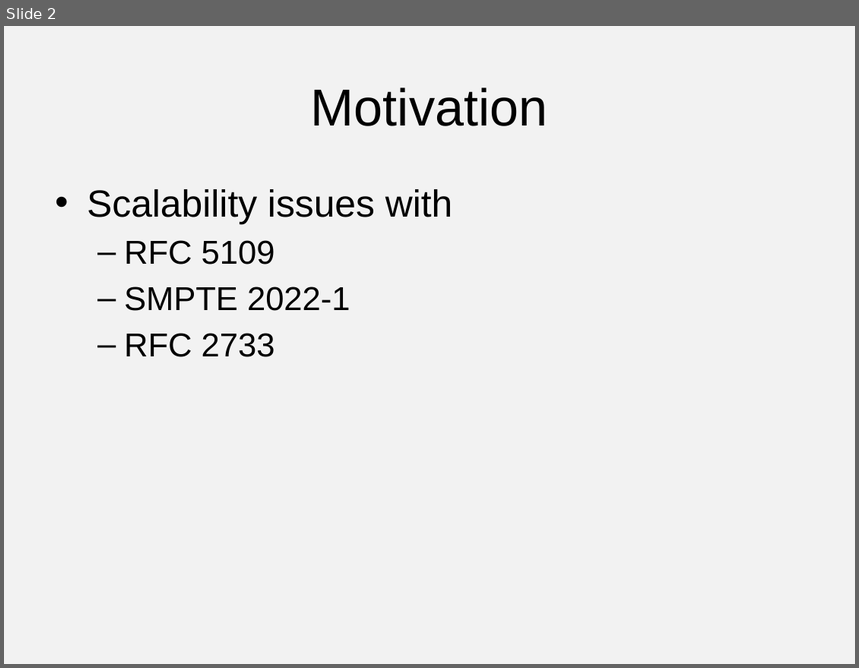
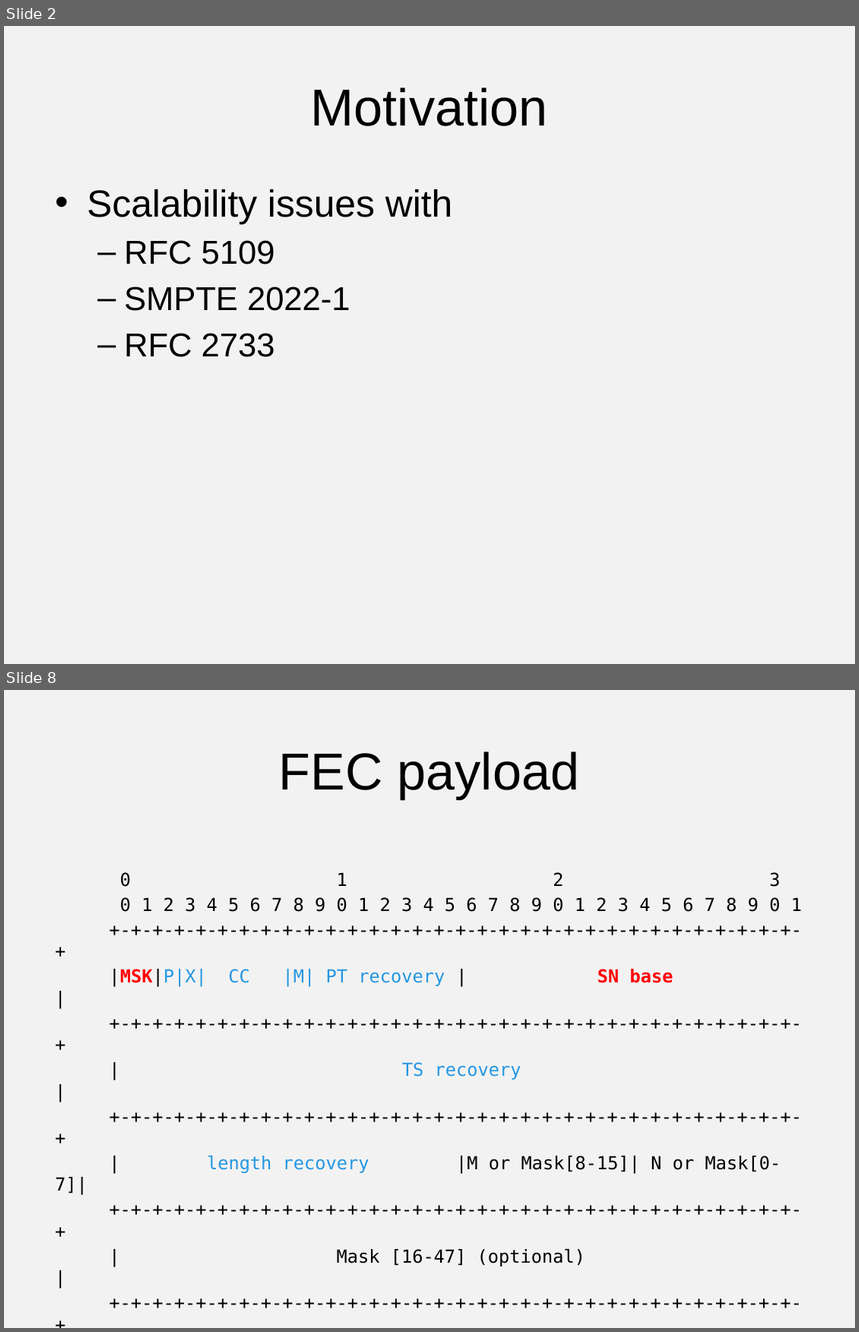
Before and after one commit to vr000m/payload-1d2d-parity-fec, a slide deck: 1d2d/presentations/91-avtcore-flexible-fec.pptx. Shown one above the other, each under a label of ours: slide 2 before the commit, slides 2 and 8 after it; the slides between them are not shown. The pictures are 859x668 and 859x1332 pixels, drawn with LibreOffice and Linux fonts; fonts in the diff are those of the drawing. Boxes give left, top, right and bottom in pixels: in the first picture for what was removed or moved away, otherwise in the second. Text is boxed around its words. In the diff, an @@ line names an element or a change of style, - is before the commit and + after.

```diff
--- a/1d2d/presentations/91-avtcore-flexible-fec.pptx
+++ b/1d2d/presentations/91-avtcore-flexible-fec.pptx
@@ slide 8 added at box(4, 690, 855, 1328), background #F2F2F2 @@
@@ title added at box(279, 752, 580, 799), 44 pt, text #000000 @@
+FEC payload
@@ text added at box(55, 872, 802, 1267), 15.2 pt, text #000000 @@
+0 1 2 3
+0 1 2 3 4 5 6 7 8 9 0 1 2 3 4 5 6 7 8 9 0 1 2 3 4 5 6 7 8 9 0 1
++-+-+-+-+-+-+-+-+-+-+-+-+-+-+-+-+-+-+-+-+-+-+-+-+-+-+-+-+-+-+-+-+
+|MSK|P|X| CC |M| PT recovery | SN base |
++-+-+-+-+-+-+-+-+-+-+-+-+-+-+-+-+-+-+-+-+-+-+-+-+-+-+-+-+-+-+-+-+
+| TS recovery |
++-+-+-+-+-+-+-+-+-+-+-+-+-+-+-+-+-+-+-+-+-+-+-+-+-+-+-+-+-+-+-+-+
+| length recovery |M or Mask[8-15]| N or Mask[0-7]|
++-+-+-+-+-+-+-+-+-+-+-+-+-+-+-+-+-+-+-+-+-+-+-+-+-+-+-+-+-+-+-+-+
+| Mask [16-47] (optional) |
++-+-+-+-+-+-+-+-+-+-+-+-+-+-+-+-+-+-+-+-+-+-+-+-+-+-+-+-+-+-+-+-+
+| |
++ Mask [48-111] (optional) +
+| |
++-+-+-+-+-+-+-+-+-+-+-+-+-+-+-+-+-+-+-+-+-+-+-+-+-+-+-+-+-+-+-+-+
```
Also in this commit, not shown: 8 other slides added.
